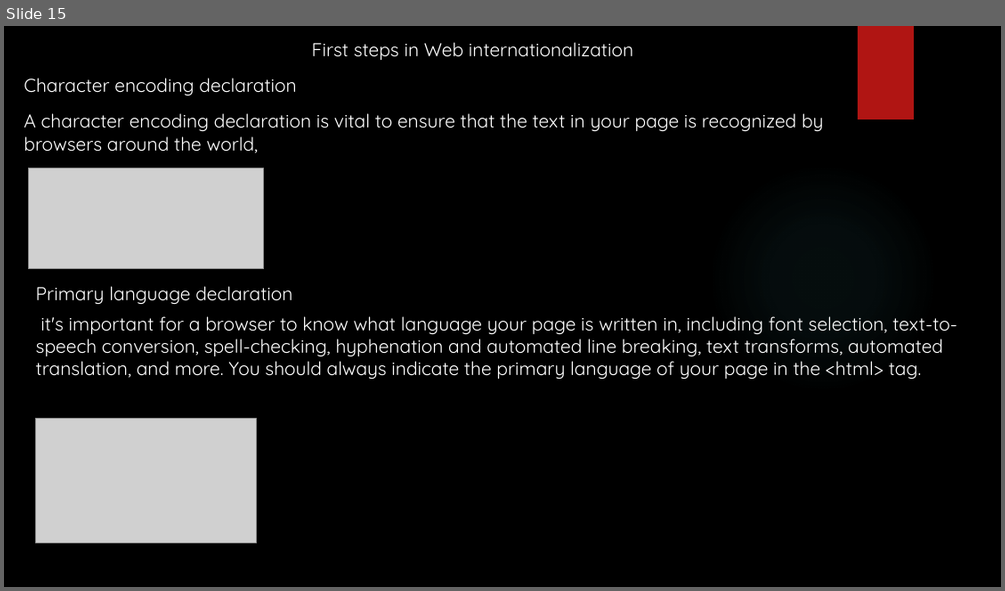
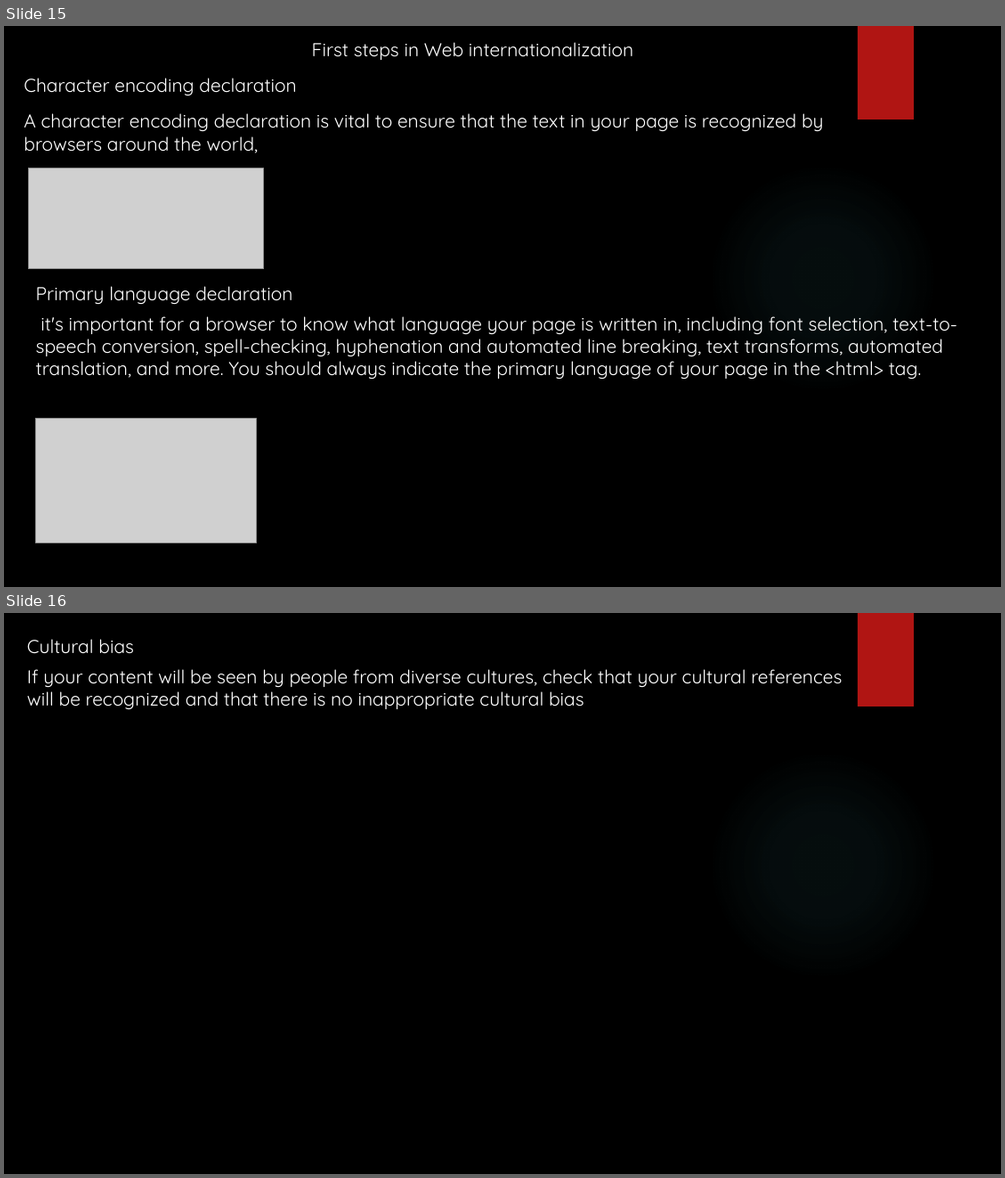
Before and after one commit to yogeshwar1996/HTML5CSS, a slide deck: Fundamentals of HTML and CSS.pptx. Shown one above the other, each under a label of ours: slide 15 before the commit, slides 15 and 16 after it. The pictures are 1005x591 and 1005x1178 pixels, drawn with LibreOffice and Linux fonts; fonts in the diff are those of the drawing; grey boxes stand for pictures; background and template pictures are left out. Boxes give left, top, right and bottom in pixels: in the first picture for what was removed or moved away, otherwise in the second. Text is boxed around its words. In the diff, an @@ line names an element or a change of style, - is before the commit and + after.

```diff
--- a/Fundamentals of HTML and CSS.pptx
+++ b/Fundamentals of HTML and CSS.pptx
@@ slide 16 added at bbox=[4, 613, 1001, 1174], background picture (left out); not listed: 2 template elements that a slide beside it also shows @@
@@ text added at bbox=[27, 639, 134, 654], 18 pt, text #FFFFFF @@
+Cultural bias
@@ text added at bbox=[27, 669, 841, 710], 18 pt, text #FFFFFF @@
+If your content will be seen by people from diverse cultures, check that your cultural references will be recognized and that there is no inappropriate cultural bias
```
Also in this commit, not shown: 1 slide changed, 1 slide removed.
